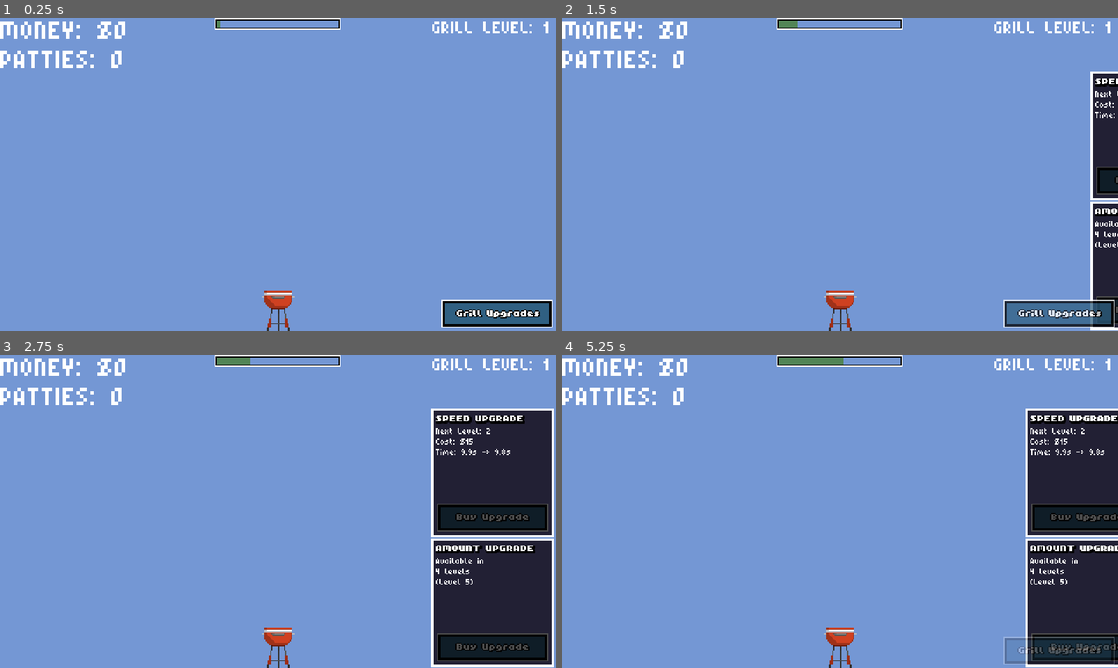
Above: before the commit, frames 1-4 (two rows, left to right).
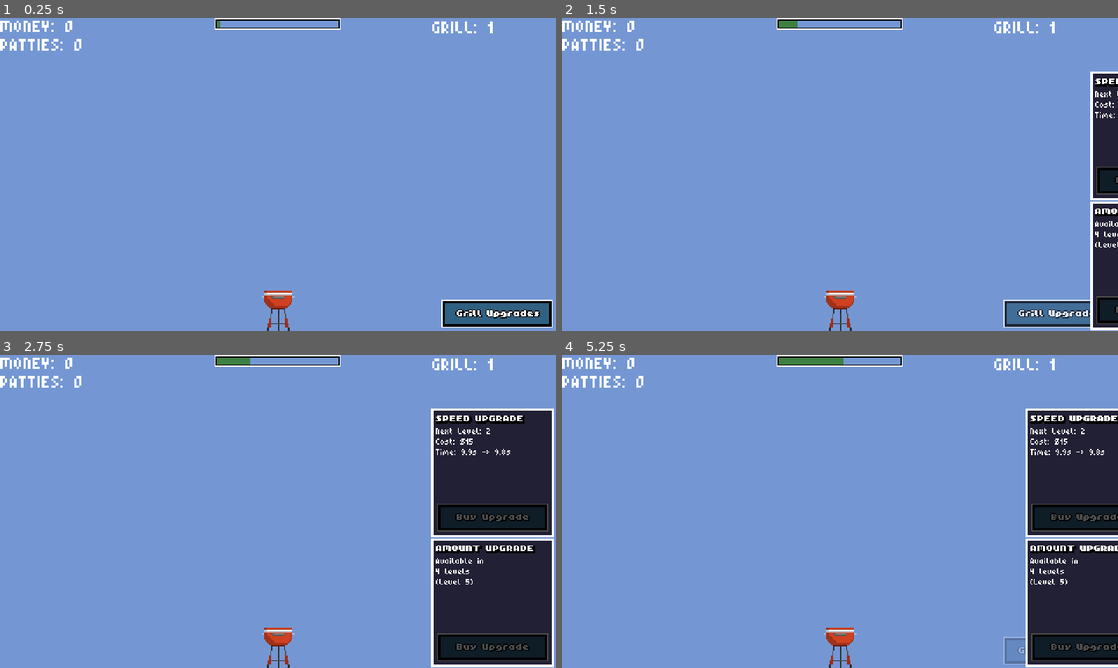
Above: after the commit, the same moments.

Repository: FinochioM/ItShouldBeAGoodGame
Game: Godot game, scene res://Scenes/main_scene.tscn
Same seed, same stepped clock (60 frames per second), same inputs: the game is played once before the commit and once after it.
Inputs (mouse positions are in pixels of both pictures, inside the frame that each line leads up to):
- Up to frame 1 (0.25 s): no input
- Up to frame 2 (1.5 s): click (1056, 312) at 0.5 s; tap Enter at 1.25 s; move the mouse to (962, 158) at 1.27 s; click (962, 158) at 1.42 s
- Up to frame 3 (2.75 s): click (494, 649) at 2 s
- Up to frame 4 (5.25 s): move the mouse to (728, 527) at 2.77 s; click (728, 527) at 2.92 s; click (1056, 649) at 3.5 s; tap Space at 4.25 s; move the mouse to (895, 442) at 4.27 s; click (895, 442) at 4.42 s; tap Enter at 5 s; move the mouse to (812, 574) at 5.02 s; click (812, 574) at 5.17 s

The runs differ from the first frame. In frame 1, 1.4% of the frame differs, in the area x 0-99%, y 0-16%; in frame 2, 1.7%; in frame 3, 1.4%; in frame 4, 1.8%, in the area x 0-100%, y 0-99%.

Commit message:
now the patties spawn with a variable height depending on the stack height

Diff:
--- a/itsgonnabeagoodgame/Scenes/main_scene.tscn
+++ b/itsgonnabeagoodgame/Scenes/main_scene.tscn
@@ -19,12 +19,12 @@
 [sub_resource type="LabelSettings" id="LabelSettings_1xgt8"]
 line_spacing = 1.0
 font = ExtResource("6_61tr5")
-font_size = 15
+font_size = 10
 
 [sub_resource type="LabelSettings" id="LabelSettings_5ctbs"]
 line_spacing = 1.0
 font = ExtResource("6_61tr5")
-font_size = 15
+font_size = 10
 
 [sub_resource type="LabelSettings" id="LabelSettings_sch8i"]
 line_spacing = 1.0
@@ -167,19 +167,17 @@
 
 [node name="MoneyLabel" type="Label" parent="UI"]
 offset_right = 40.0
-offset_bottom = 23.0
+offset_bottom = 16.0
 theme_override_font_sizes/font_size = 0
 text = "TEST"
 label_settings = SubResource("LabelSettings_1xgt8")
-metadata/_edit_lock_ = true
 
 [node name="PattyCountLabel" type="Label" parent="UI"]
-offset_top = 25.0
+offset_top = 16.0
 offset_right = 40.0
-offset_bottom = 48.0
+offset_bottom = 32.0
 text = "TEST"
 label_settings = SubResource("LabelSettings_5ctbs")
-metadata/_edit_lock_ = true
 
 [node name="GrillLevelLabel" type="Label" parent="UI"]
 offset_left = 373.0
@@ -190,6 +188,15 @@
 label_settings = SubResource("LabelSettings_sch8i")
 metadata/_edit_lock_ = true
 
+[node name="UpgradesToggle" type="TextureButton" parent="UI"]
+offset_left = 381.0
+offset_top = 243.0
+offset_right = 477.0
+offset_bottom = 267.0
+texture_normal = ExtResource("10_hh2tp")
+texture_pressed = ExtResource("11_00rb3")
+metadata/_edit_lock_ = true
+
 [node name="UpgradesContainer" type="Control" parent="UI"]
 layout_mode = 3
 anchors_preset = 0
@@ -197,6 +204,7 @@
 offset_top = 46.0
 offset_right = 591.0
 offset_bottom = 269.0
+metadata/_edit_lock_ = true
 
 [node name="TimingUpgradeSection" type="Panel" parent="UI/UpgradesContainer"]
 offset_right = 106.0
@@ -264,24 +272,12 @@
 texture_pressed = ExtResource("8_32mtn")
 texture_disabled = ExtResource("8_57rwp")
 
-[node name="UpgradesToggle" type="TextureButton" parent="UI"]
-offset_left = 381.0
-offset_top = 243.0
-offset_right = 477.0
-offset_bottom = 267.0
-texture_normal = ExtResource("10_hh2tp")
-texture_pressed = ExtResource("11_00rb3")
-
-[node name="ToggleUpgradesPlayer" type="AnimationPlayer" parent="UI"]
-libraries = {
-"": SubResource("AnimationLibrary_8ssvi")
-}
-
 [node name="TimerBarBorder" type="TextureRect" parent="UI"]
 offset_left = 185.0
 offset_right = 294.0
 offset_bottom = 10.0
 texture = ExtResource("12_su356")
+metadata/_edit_lock_ = true
 
 [node name="TimerBarFill" type="ColorRect" parent="UI/TimerBarBorder"]
 layout_mode = 0
@@ -289,7 +285,12 @@
 offset_top = 2.0
 offset_right = 107.0
 offset_bottom = 8.0
-color = Color(0.321569, 0.521569, 0.337255, 1)
+color = Color(0.24, 0.5, 0.261667, 1)
+
+[node name="ToggleUpgradesPlayer" type="AnimationPlayer" parent="UI"]
+libraries = {
+"": SubResource("AnimationLibrary_8ssvi")
+}
 
 [connection signal="pressed" from="UI/UpgradesContainer/TimingUpgradeSection/UpgradeButton" to="." method="purchase_timing_upgrade"]
 [connection signal="pressed" from="UI/UpgradesContainer/AmountUpgradeSection/UpgradeButton" to="." method="purchase_amount_upgrade"]
--- a/itsgonnabeagoodgame/Scripts/main_scene.gd
+++ b/itsgonnabeagoodgame/Scripts/main_scene.gd
@@ -66,7 +66,8 @@
 	var patty = patty_scene.instantiate()
 
 	var random_offset = randf_range(-5, 5)
-	patty.position = Vector2(spawn_position.x + random_offset, spawn_position.y)
+	var spawn_y = get_stack_top_y()
+	patty.position = Vector2(spawn_position.x + random_offset, spawn_y)
 
 	patty.patty_landed.connect(_on_patty_landed.bind(patty))
 
@@ -142,11 +143,11 @@
 
 func update_ui():
 	if money_label:
-		money_label.text = "MONEY: $%.0f" % money
+		money_label.text = "MONEY: %.0f" % money
 	if patty_count_label:
 		patty_count_label.text = "PATTIES: %d" % patty_count
 	if grill_level_label:
-		grill_level_label.text = "GRILL LEVEL: %d" % grill_level
+		grill_level_label.text = "GRILL: %d" % grill_level
 
 	if timing_info_label:
 		if can_timing_upgrade():
@@ -186,3 +187,14 @@
 		progress = clamp(progress, 0.0, 1.0)
 
 		timer_bar_fill.size.x = timer_bar_max_width * progress
+
+func get_stack_top_y() -> float:
+	if counted_patties.is_empty():
+		return spawn_position.y
+
+	var top_y = spawn_position.y
+	for patty in counted_patties:
+		if is_instance_valid(patty):
+			if patty.global_position.y < top_y:
+				top_y = patty.global_position.y
+	return top_y - 50
